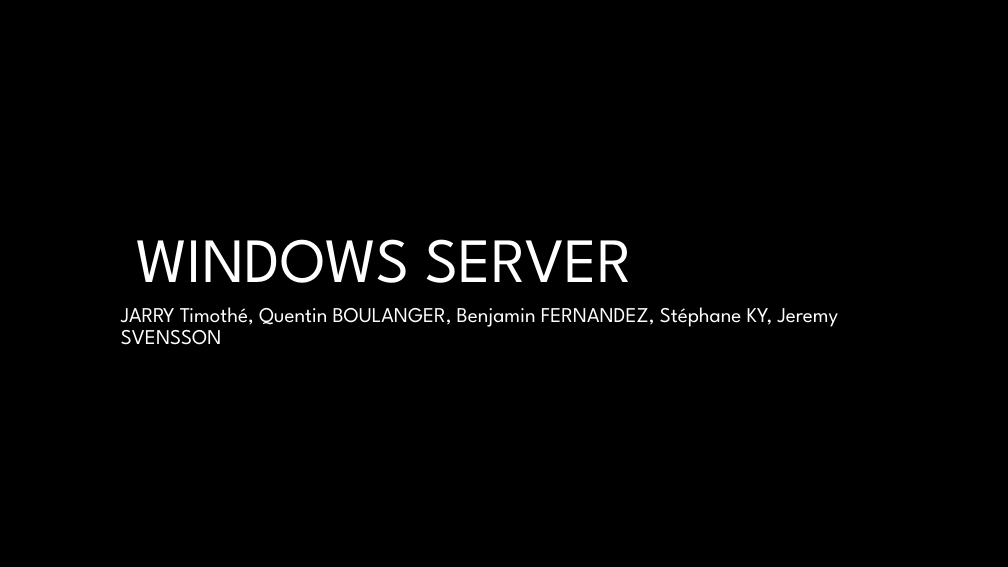
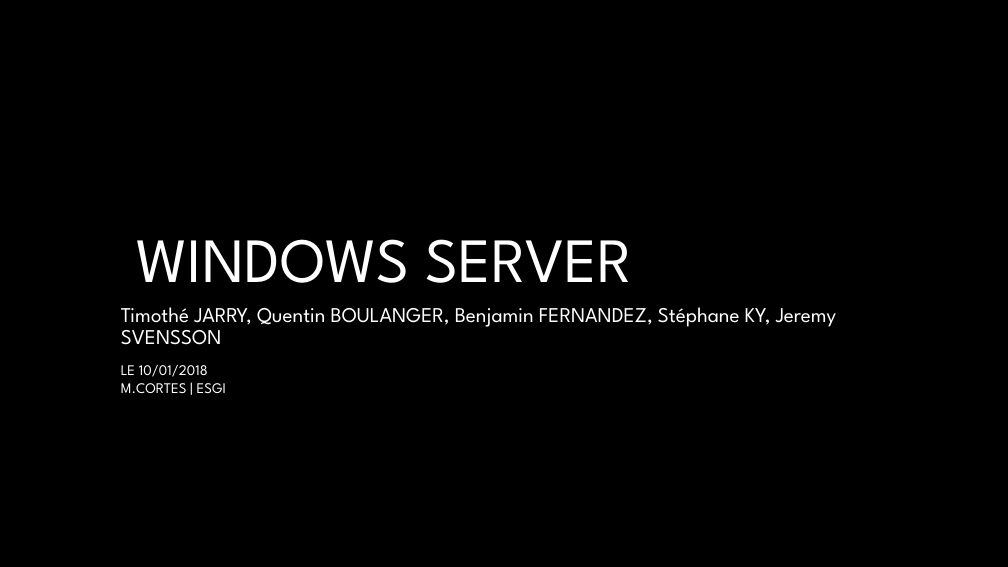
Before and after one commit to FernandezBenjamin/Admin-Windows-Server, a slide deck: slide 1 of ppt_final.pptx. Drawn at 1008x567 pixels with LibreOffice and Linux fonts; fonts in the diff are those of the drawing; background and template pictures are left out. Boxes give left, top, right and bottom in pixels: in the first picture for what was removed or moved away, otherwise in the second. Text is boxed around its words. In the diff, an @@ line names an element or a change of style, - is before the commit and + after.

Commit message:
ppt

```diff
--- a/ppt_final.pptx
+++ b/ppt_final.pptx
@@ subtitle at <box>121,307,836,345</box>: text changed @@
-JARRY Timothé, Quentin BOULANGER, Benjamin FERNANDEZ, Stéphane KY, Jeremy SVENSSON
+Timothé JARRY, Quentin BOULANGER, Benjamin FERNANDEZ, Stéphane KY, Jeremy SVENSSON
@@ text added at <box>121,365,226,393</box>, 14 pt, text #FFFFFF @@
+LE 10/01/2018
+M.CORTES | ESGI
```
Also in this commit, not shown: 9 other slides changed.
